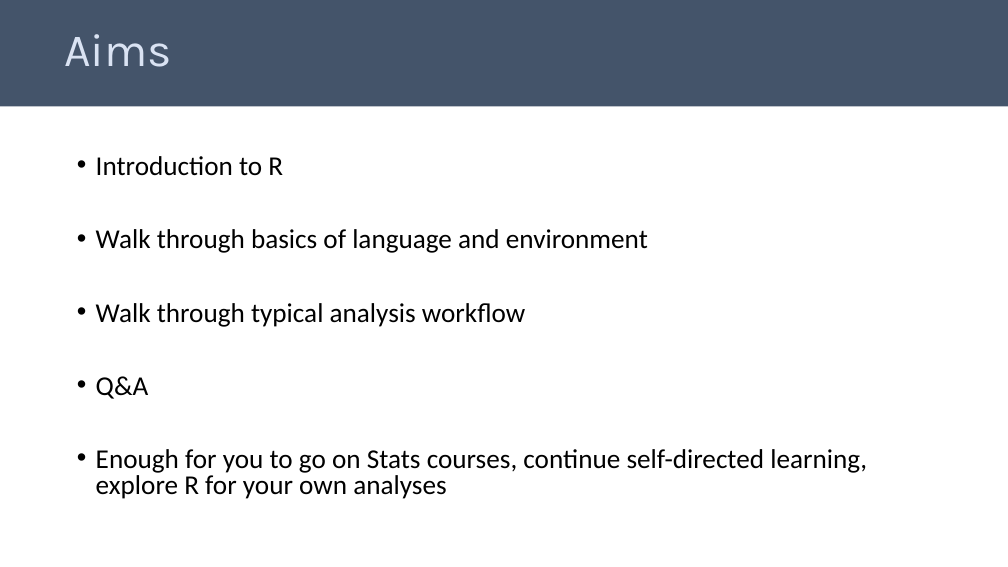
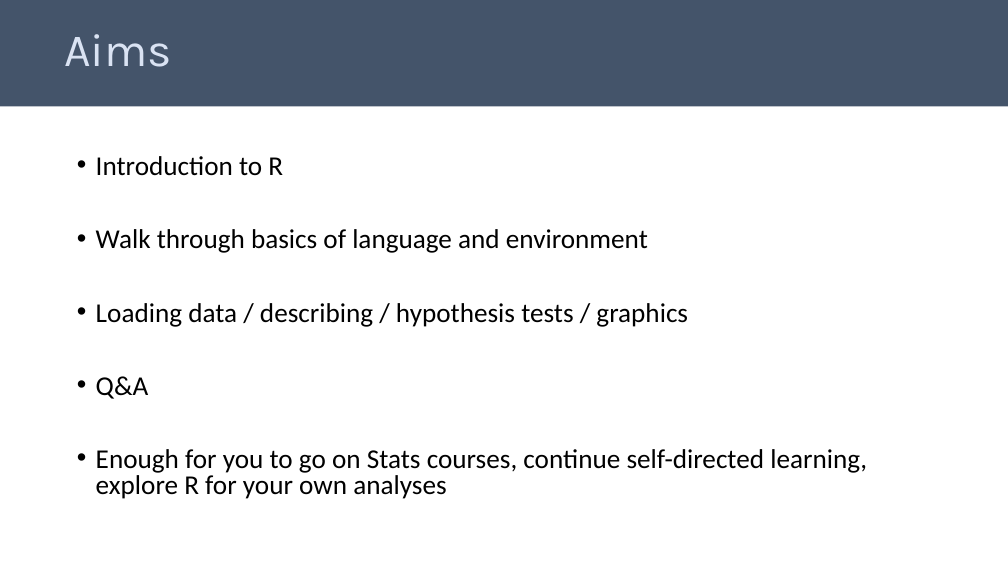
Before and after one commit to telatin/R_for_Statistics, a slide deck: slide 3 of docs/day1.pptx. Drawn at 1008x567 pixels with LibreOffice and Linux fonts; fonts in the diff are those of the drawing. Boxes give left, top, right and bottom in pixels: in the first picture for what was removed or moved away, otherwise in the second. Text is boxed around its words. In the diff, an @@ line names an element or a change of style, - is before the commit and + after.

```diff
--- a/docs/day1.pptx
+++ b/docs/day1.pptx
@@ text at [96,303,688,327]: text changed @@
-• Walk through typical analysis workflow
+• Loading data / describing / hypothesis tests / graphics
```
Also in this commit, not shown: 9 other slides changed, 1 slide added, 1 other file.
